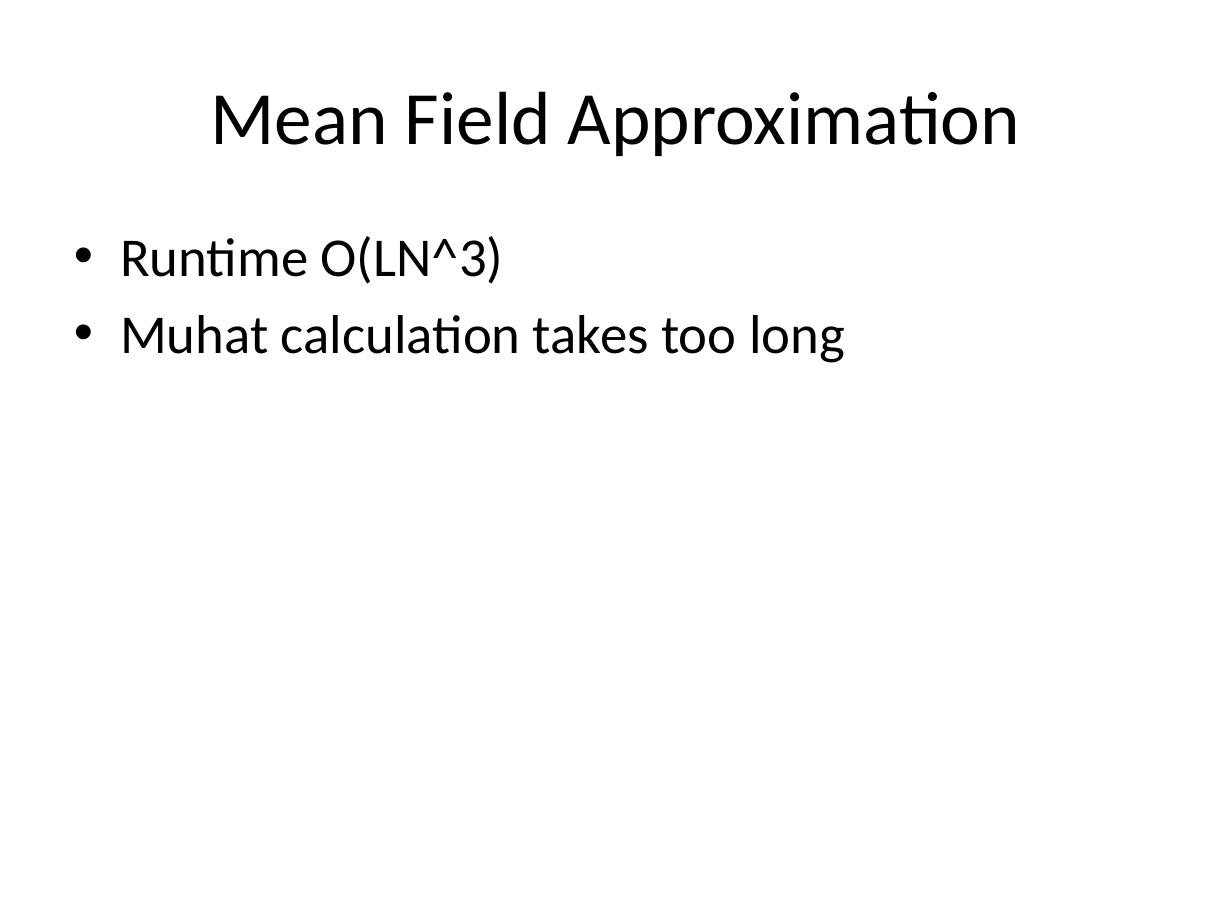
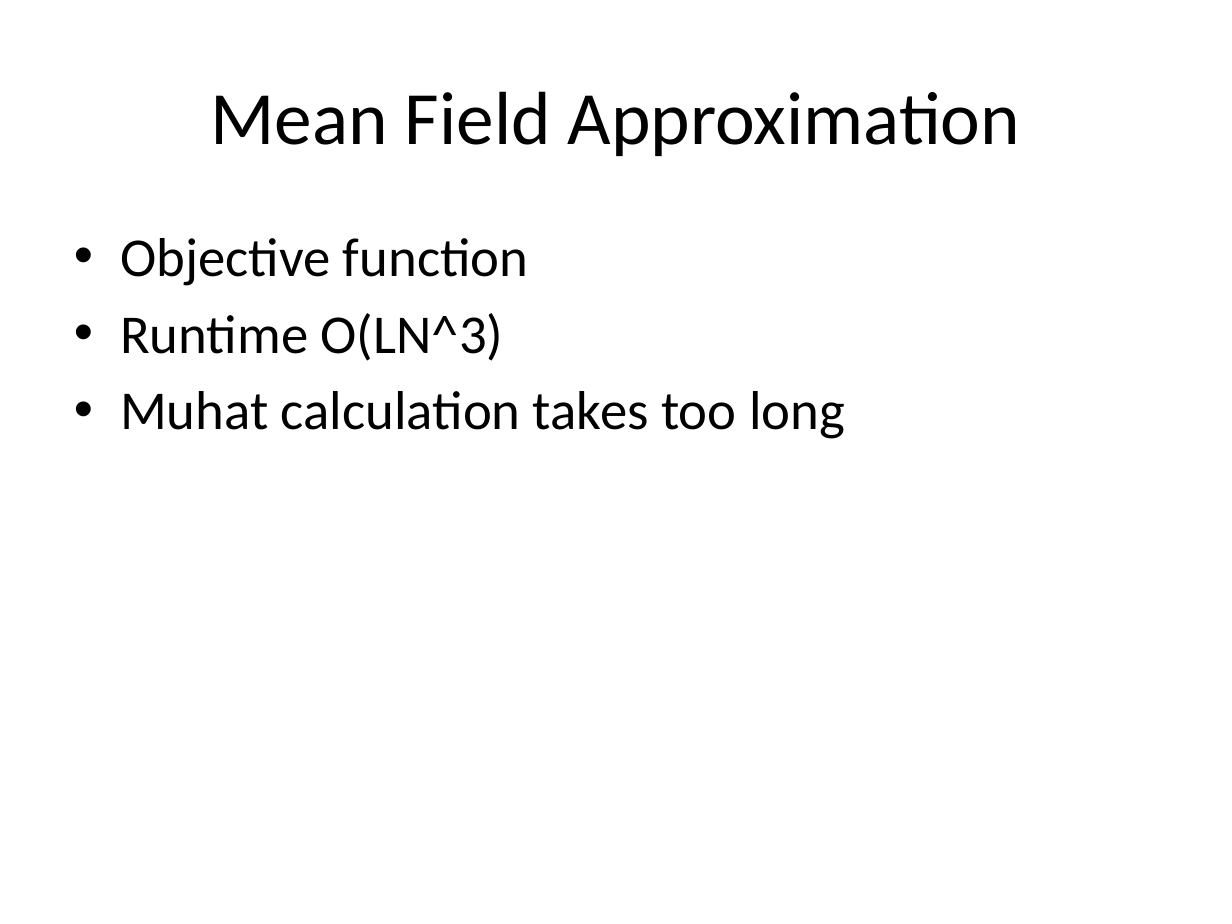
Before and after one commit to edwardclem/protein-graph-structure-learning, a slide deck: slide 10 of docs/presentation.pptx. Drawn at 1232x924 pixels with LibreOffice and Linux fonts; fonts in the diff are those of the drawing. Boxes give left, top, right and bottom in pixels: in the first picture for what was removed or moved away, otherwise in the second. Text is boxed around its words. In the diff, an @@ line names an element or a change of style, - is before the commit and + after.

```diff
--- a/docs/presentation.pptx
+++ b/docs/presentation.pptx
@@ text at (120, 238, 528, 286): paragraph added @@
+• Objective function
```
Also in this commit, not shown: 1 other slide changed, 2 slides added, 1 slide removed.
